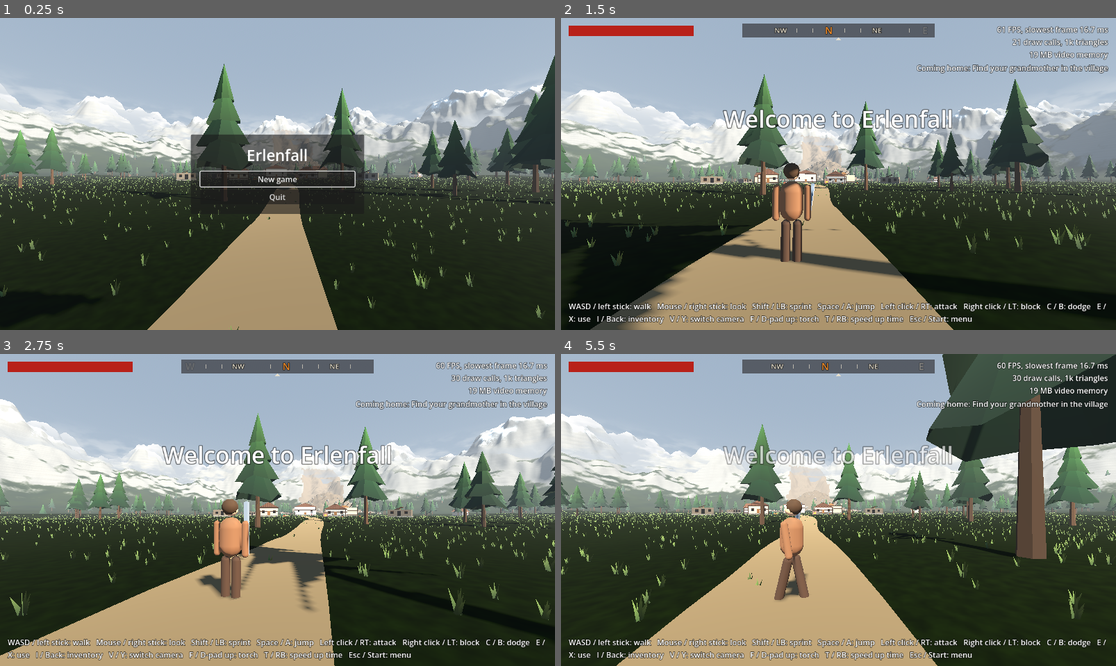
Above: before the commit, frames 1-4 (two rows, left to right).
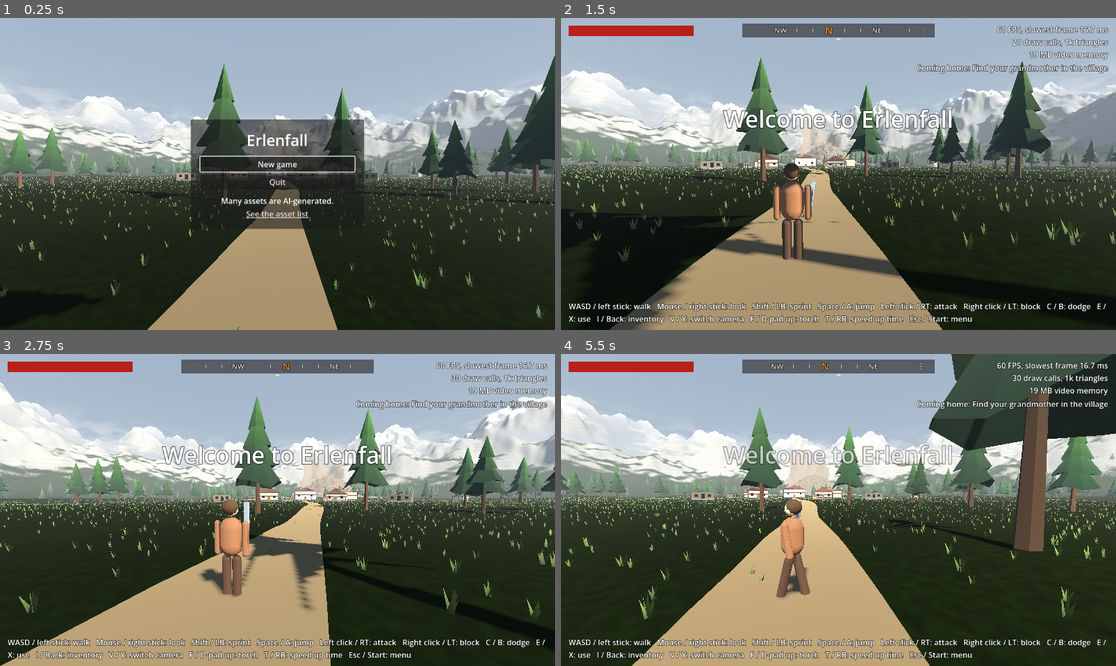
Above: after the commit, the same moments.

Repository: Gamperle/Erlenfall
Game: Godot game, scene res://scenes/main.tscn
Two runs of this game, one before a commit and one after it. Both use one fixed random seed, a clock stepped at 60 frames per second and the inputs below.
Inputs (mouse positions are in pixels of both pictures, inside the frame that each line leads up to):
- Up to frame 1 (0.25 s): no input
- Up to frame 2 (1.5 s): click "New game" at 0.5 s; tap Enter (ui_accept) at 1.25 s; move the mouse to (866, 174) at 1.27 s; press the mouse at (866, 174) at 1.28 s; hold T (fast_forward_time) from 1.28 s (still down)
- Up to frame 3 (2.75 s): keep holding T (fast_forward_time); tap Space (jump) at 1.52, 2.27 s; move the mouse to (249, 510) at 2.02 s; release the mouse at (249, 510) at 2.03 s; right-click (249, 510) at 2.1 s
- Up to frame 4 (5.5 s): move the mouse to (849, 503) at 2.77 s; hold C (dodge) 2.78-3.53 s; move the mouse to (832, 516) at 3.52 s; tap E (interact) at 3.6 s; tap Space (jump) at 3.77, 4.52, 5.27 s; move the mouse to (877, 513) at 4.27 s; hold Shift (sprint) 4.28-5.03 s; tap Escape (pause) at 4.9 s; move the mouse to (672, 463) at 5.02 s; release T (fast_forward_time) at 5.03 s; hold A (move_left) from 5.03 s (still down); tap V (toggle_camera) at 5.1 s

The runs differ from the first frame. In frame 1, 4.1% of the frame differs, in the area x 34-66%, y 32-68%; in frame 2, 24%, in the area x 0-100%, y 12-100%; in frame 3, 24%; in frame 4, 22%.

Commit message:
Note AI-generated assets on the title menu
Add a short note and a link to ASSETS.md, in English and German.

Co-Authored-By: Claude Opus 5.5 <noreply@anthropic.com>

Diff:
--- a/localization/strings.csv
+++ b/localization/strings.csv
@@ -110,3 +110,5 @@
 UI_SAVE_AND_QUIT,Save and quit,Speichern und beenden
 UI_SLEPT,"You sleep until morning and wake up rested. Game saved.","Du schläfst bis zum Morgen und wachst erholt auf. Spiel gespeichert."
 UI_DEMO_END,"The inn has its roof back. You've reached the end of this first version, and you can keep crafting and exp …(255 unchanged characters)…
+UI_AI_ASSETS_NOTE,Many assets are AI-generated.,Viele Assets sind KI-generiert.
+UI_AI_ASSETS_LINK,See the asset list,Zur Asset-Liste
--- a/scripts/ui/game_menu.gd
+++ b/scripts/ui/game_menu.gd
@@ -8,10 +8,12 @@
 signal quit_chosen
 
 const PANEL_WIDTH := 360.0
+const ASSET_LIST_URL := "https://github.com/Gamperle/Erlenfall/blob/main/ASSETS.md"
 
 var _panel: PanelContainer
 var _title: Label
 var _buttons: VBoxContainer
+var _asset_note: VBoxContainer
 
 
 func _ready() -> void:
@@ -31,6 +33,7 @@
 		_add_button("UI_CONTINUE_GAME", continue_chosen)
 	_add_button("UI_NEW_GAME", new_game_chosen)
 	_add_button("UI_QUIT", quit_chosen)
+	_asset_note.visible = true
 	_show()
 
 
@@ -39,6 +42,7 @@
 	_clear_buttons()
 	_add_button("UI_RESUME", resume_chosen)
 	_add_button("UI_SAVE_AND_QUIT", quit_chosen)
+	_asset_note.visible = false
 	_show()
 
 
@@ -98,3 +102,18 @@
 	_buttons = VBoxContainer.new()
 	_buttons.add_theme_constant_override("separation", 6)
 	column.add_child(_buttons)
+
+	_asset_note = VBoxContainer.new()
+	column.add_child(_asset_note)
+
+	var note := Label.new()
+	note.text = tr("UI_AI_ASSETS_NOTE")
+	note.horizontal_alignment = HORIZONTAL_ALIGNMENT_CENTER
+	note.autowrap_mode = TextServer.AUTOWRAP_WORD_SMART
+	_asset_note.add_child(note)
+
+	var link := LinkButton.new()
+	link.text = tr("UI_AI_ASSETS_LINK")
+	link.uri = ASSET_LIST_URL
+	link.size_flags_horizontal = Control.SIZE_SHRINK_CENTER
+	_asset_note.add_child(link)
--- a/tests/smoke_test.gd
+++ b/tests/smoke_test.gd
@@ -402,6 +402,7 @@
 	scene.resume()
 	_check(not menu.is_open() and not player.is_busy() and not paused, "resuming unpauses the game")
 	menu.open_title(true)
+	_check(menu._asset_note.is_visible_in_tree(), "the title menu notes AI-generated assets")
 	_check(menu.is_open(), "the title menu opens")
 	menu.close()
 	DirAccess.remove_absolute(TEST_SAVE)
